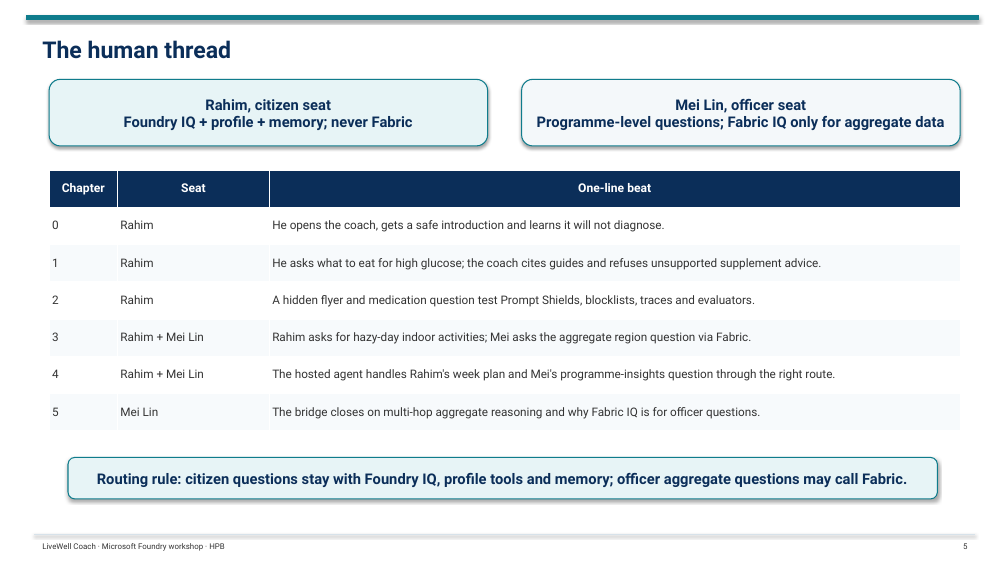
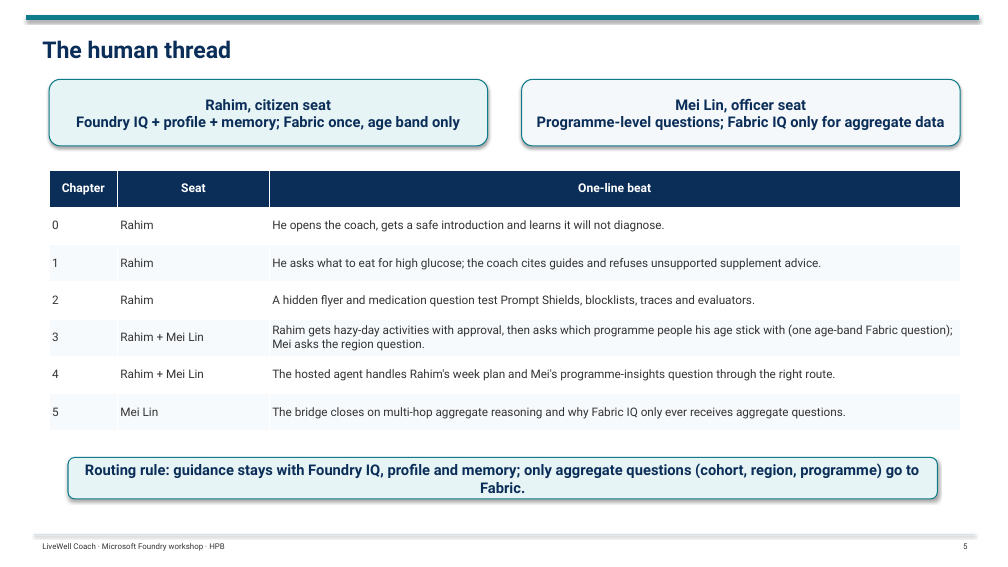
Before and after one commit to tonirex/livewell-foundry-workshop, a slide deck: slide 5 of deck/LiveWell-Foundry-Workshop-Day1.pptx. Drawn at 1008x567 pixels with LibreOffice and Linux fonts; fonts in the diff are those of the drawing. Boxes give left, top, right and bottom in pixels: in the first picture for what was removed or moved away, otherwise in the second. Text is boxed around its words. In the diff, an @@ line names an element or a change of style, - is before the commit and + after.

```diff
--- a/deck/LiveWell-Foundry-Workshop-Day1.pptx
+++ b/deck/LiveWell-Foundry-Workshop-Day1.pptx
@@ text in rounded rectangle at (76, 116, 460, 130): text changed @@
-Foundry IQ + profile + memory; never Fabric
+Foundry IQ + profile + memory; Fabric once, age band only
@@ table at (49, 170, 960, 431) @@
-row 5, column 3: Rahim asks for hazy-day indoor activities; Mei asks the aggregate region question via Fabric.
+row 5, column 3: Rahim gets hazy-day activities with approval, then asks which programme people his age stick with (one age-band Fabric question); Mei asks the region question.
-row 7, column 3: The bridge closes on multi-hop aggregate reasoning and why Fabric IQ is for officer questions.
+row 7, column 3: The bridge closes on multi-hop aggregate reasoning and why Fabric IQ only ever receives aggregate questions.
@@ text in rounded rectangle at (85, 463, 919, 493): text changed @@
-Routing rule: citizen questions stay with Foundry IQ, profile tools and memory; officer aggregate questions may call Fabric.
+Routing rule: guidance stays with Foundry IQ, profile and memory; only aggregate questions (cohort, region, programme) go to Fabric.
```
Also in this commit, not shown: 11 other slides changed, 6 other files.
